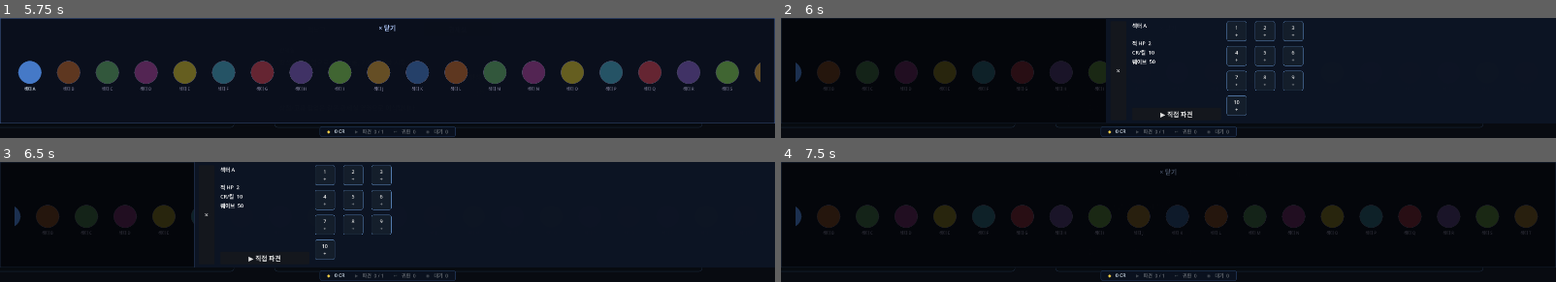
Above: before the commit, frames 1-4 (two rows, left to right).
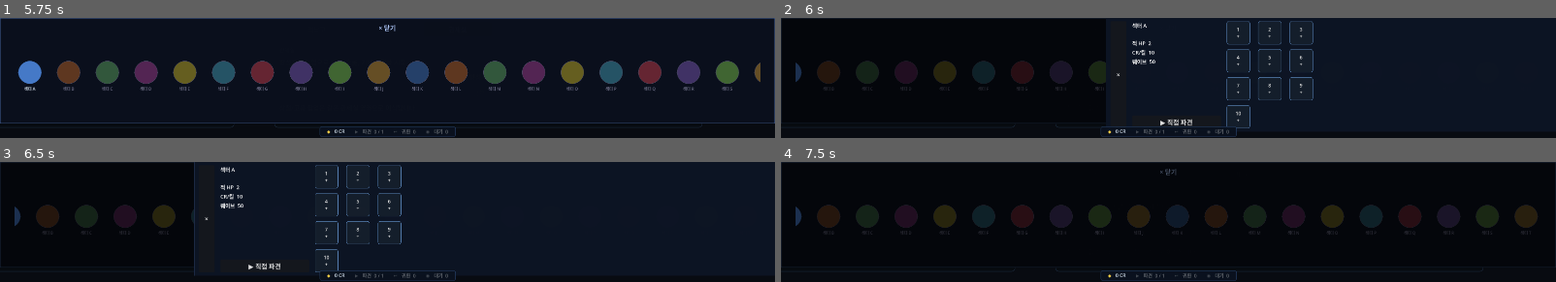
Above: after the commit, the same moments.

Repository: havergooday/dockclicker
Game: Godot game, scene res://scenes/main/main.tscn
Two runs of this game, one before a commit and one after it. Both use one fixed random seed, a clock stepped at 60 frames per second and the inputs below.
Inputs (mouse positions are in pixels of both pictures, inside the frame that each line leads up to):
- Up to frame 1 (5.75 s): click "항성지도 열기" at 0.5 s; click "격납고" at 1.25 s; click "브릿지" at 2 s; click "관제실" at 2.75 s; click "항성지도 열기" at 3.5 s; click "× 닫기" at 4.25 s; click "항성지도 열기" at 5 s
- Up to frame 2 (6 s): click (812, 76) at 5.77 s
- Up to frame 3 (6.5 s): no input
- Up to frame 4 (7.5 s): click (788, 220) at 6.52 s; click "×" at 7.25 s

Frame 1 is identical in both runs. In frame 2, 1.8% of the frame differs, in the area x 43-69%, y 2-92%; in frame 3, 1.7%; in frame 4, nothing differs.

Commit message:
fix: AutoSlot pilot_id field, slot card disable + 복귀 text, no collect
1. slot.pilot → slot.pilot_id (+ assigned_pilot_id fallback)
2. 점유된 행성 슬롯 disabled=true, returned '★'→'복귀' 텍스트
3. 행성 슬롯에서 수령 클릭 제거, 카드 58×58

Co-Authored-By: Claude Sonnet 4.6 <noreply@anthropic.com>

Diff:
--- a/scripts/ui/star_map_popup.gd
+++ b/scripts/ui/star_map_popup.gd
@@ -467,8 +467,8 @@
 func _make_planet_slot_card(slot_idx: int, bay_index: int) -> Button:
 	var btn := Button.new()
 	btn.toggle_mode = false
-	btn.custom_minimum_size = Vector2(50, 50)
-	btn.add_theme_font_size_override("font_size", 13)
+	btn.custom_minimum_size = Vector2(58, 58)
+	btn.add_theme_font_size_override("font_size", 12)
 	if bay_index < 0:
 		btn.text = "%d\n+" % (slot_idx + 1)
 		btn.pressed.connect(func(): _show_bay_panel(slot_idx))
@@ -479,11 +479,10 @@
 		match slot.state:
 			"on_mission": abbr = "▶"
 			"returning":  abbr = "◀"
-			"returned":   abbr = "★"
+			"returned":   abbr = "복귀"
 			_:            abbr = "?"
 		btn.text = "%d\n%s" % [slot_idx + 1, abbr]
-		if slot.state == "returned":
-			btn.pressed.connect(func(): _collect_bay(bay_index))
+		btn.disabled = true
 		_apply_slot_style(btn, slot.state, true)
 	return btn
 
@@ -637,12 +636,12 @@
 		"returning":  accent = Color(0.92, 0.72, 0.32, 0.95)
 		"returned":   accent = Color(0.78, 0.92, 0.44, 0.95)
 		_:            accent = Color(0.30, 0.30, 0.38, 0.85)
+	var _pid := slot.pilot_id if slot.pilot_id != "" else slot.assigned_pilot_id
 	var pilot_name := "—"
-	if slot.pilot != "":
-		for p in GameState.hired_pilots:
-			if str(p.get("id", "")) == slot.pilot:
-				pilot_name = str(p.get("name", slot.pilot))
-				break
+	if _pid != "":
+		var p := GameState.get_hired_pilot(_pid)
+		if not p.is_empty():
+			pilot_name = str(p.get("name", _pid))
 
 	var card := PanelContainer.new()
 	card.custom_minimum_size = Vector2(96, 100)
